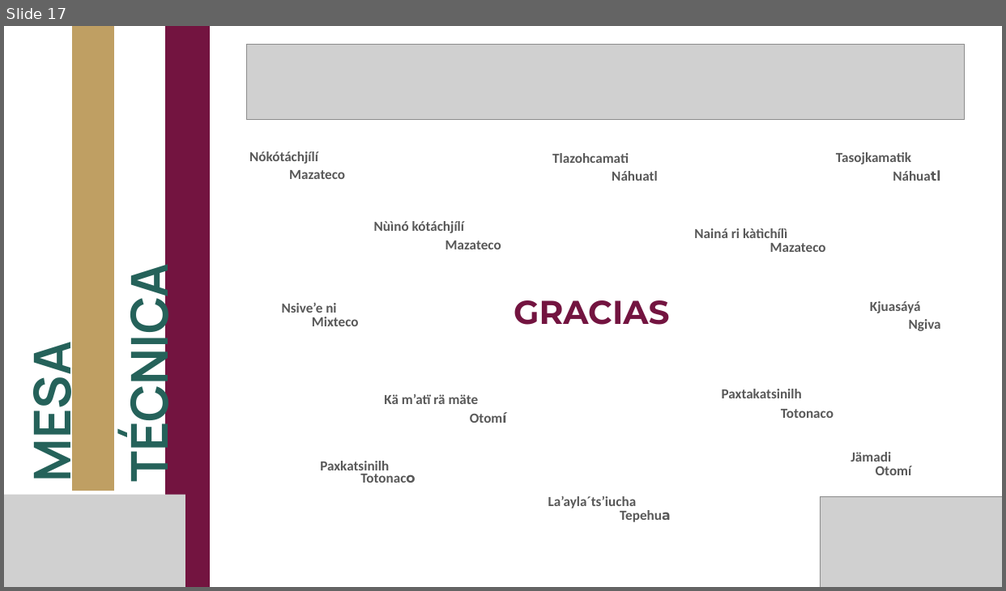
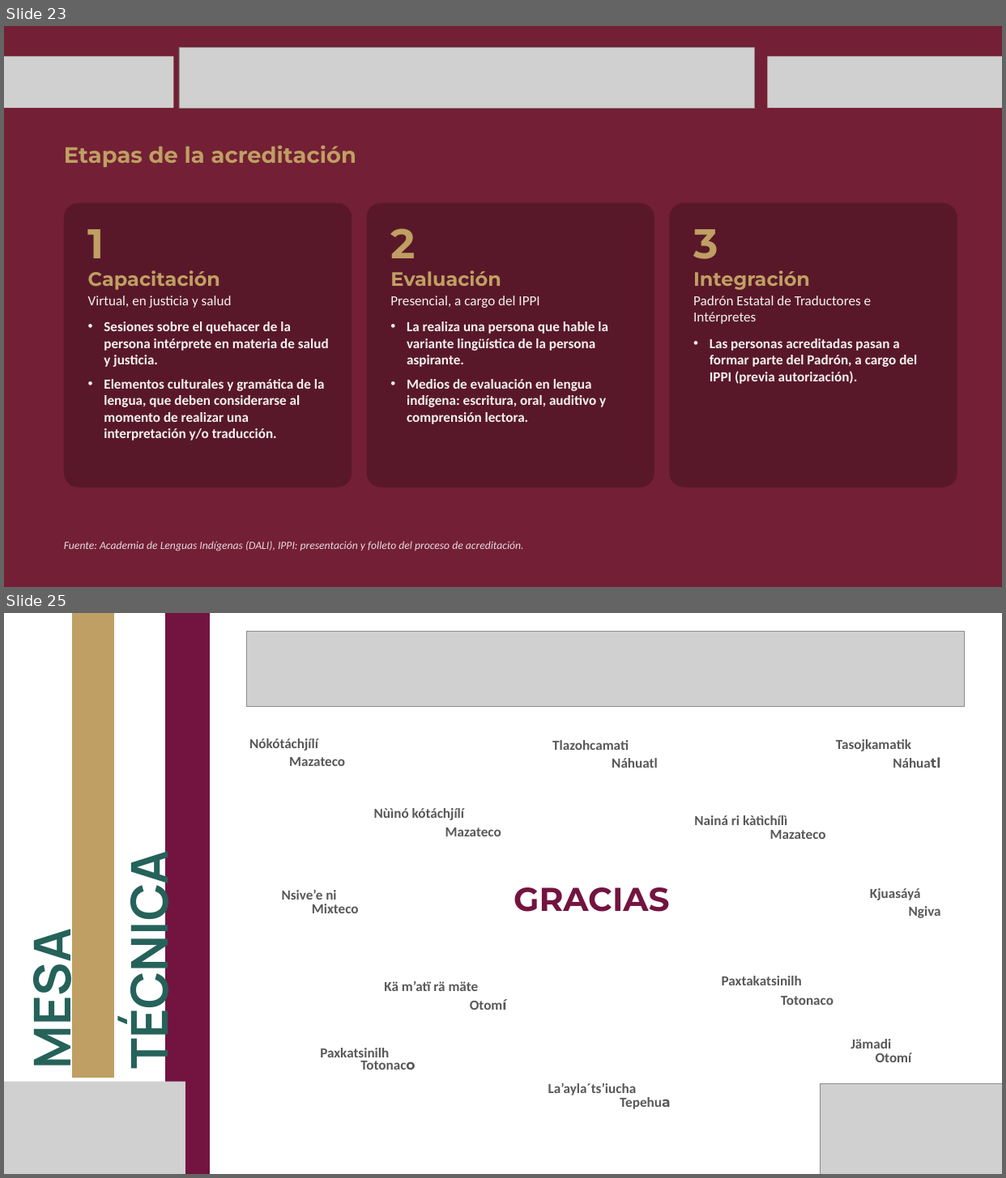
Before and after one commit to MIGUEL-TGH/proyecto-ippi, a slide deck: presupuesto-transversal/2026-11-04 - presentacion-mesa-tecnica-ippi-secihti.pptx. Shown one above the other, each under a label of ours: slide 17 before the commit, slides 23 and 25 after it; the slides between them are not shown. The pictures are 1006x591 and 1006x1178 pixels, drawn with LibreOffice and Linux fonts; fonts in the diff are those of the drawing; grey boxes stand for pictures; background and template pictures are left out. Boxes give left, top, right and bottom in pixels: in the first picture for what was removed or moved away, otherwise in the second. Text is boxed around its words. In the diff, an @@ line names an element or a change of style, - is before the commit and + after.

```diff
--- a/presupuesto-transversal/2026-11-04 - presentacion-mesa-tecnica-ippi-secihti.pptx
+++ b/presupuesto-transversal/2026-11-04 - presentacion-mesa-tecnica-ippi-secihti.pptx
@@ slide 23 added at box(4, 26, 1002, 587), background picture (left out) @@
@@ picture added at box(179, 47, 754, 108) @@
@@ picture added at box(4, 57, 173, 108) @@
@@ picture added at box(767, 57, 1002, 108) @@
@@ text added at box(64, 145, 356, 167), 32 pt, text #BF9F63, bold @@
+Etapas de la acreditación
@@ rounded rectangle added at box(64, 203, 351, 488), fill #000000 at 22% opacity, 20 pt, text #F2F2F2, bold @@
+1
+Capacitación
+Virtual, en justicia y salud
+• Sesiones sobre el quehacer de la persona intérprete en materia de salud y justicia.
+• Elementos culturales y gramática de la lengua, que deben considerarse al momento de realizar una interpretación y/o traducción.
@@ rounded rectangle added at box(367, 203, 654, 488), fill #000000 at 22% opacity, 20 pt, text #F2F2F2, bold @@
+2
+Evaluación
+Presencial, a cargo del IPPI
+• La realiza una persona que hable la variante lingüística de la persona aspirante.
+• Medios de evaluación en lengua indígena: escritura, oral, auditivo y comprensión lectora.
@@ rounded rectangle added at box(669, 203, 957, 488), fill #000000 at 22% opacity, 20 pt, text #F2F2F2, bold @@
+3
+Integración
+Padrón Estatal de Traductores e Intérpretes
+• Las personas acreditadas pasan a formar parte del Padrón, a cargo del IPPI (previa autorización).
@@ text added at box(64, 541, 524, 552), 16 pt, text #E6D9DF, italic @@
+Fuente: Academia de Lenguas Indígenas (DALI), IPPI: presentación y folleto del proceso de acreditación.
@@ what was slide 17 is now slide 25 @@
```
Also in this commit, not shown: 7 other slides added, 3 other files.
